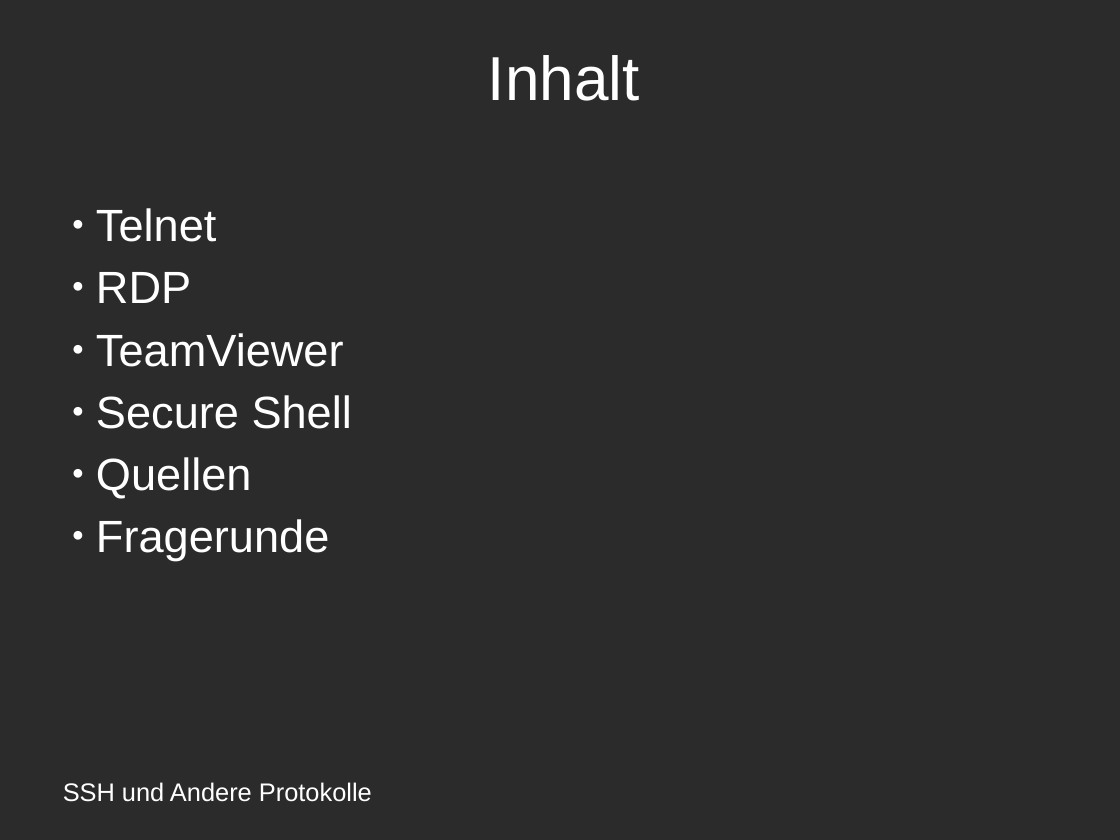
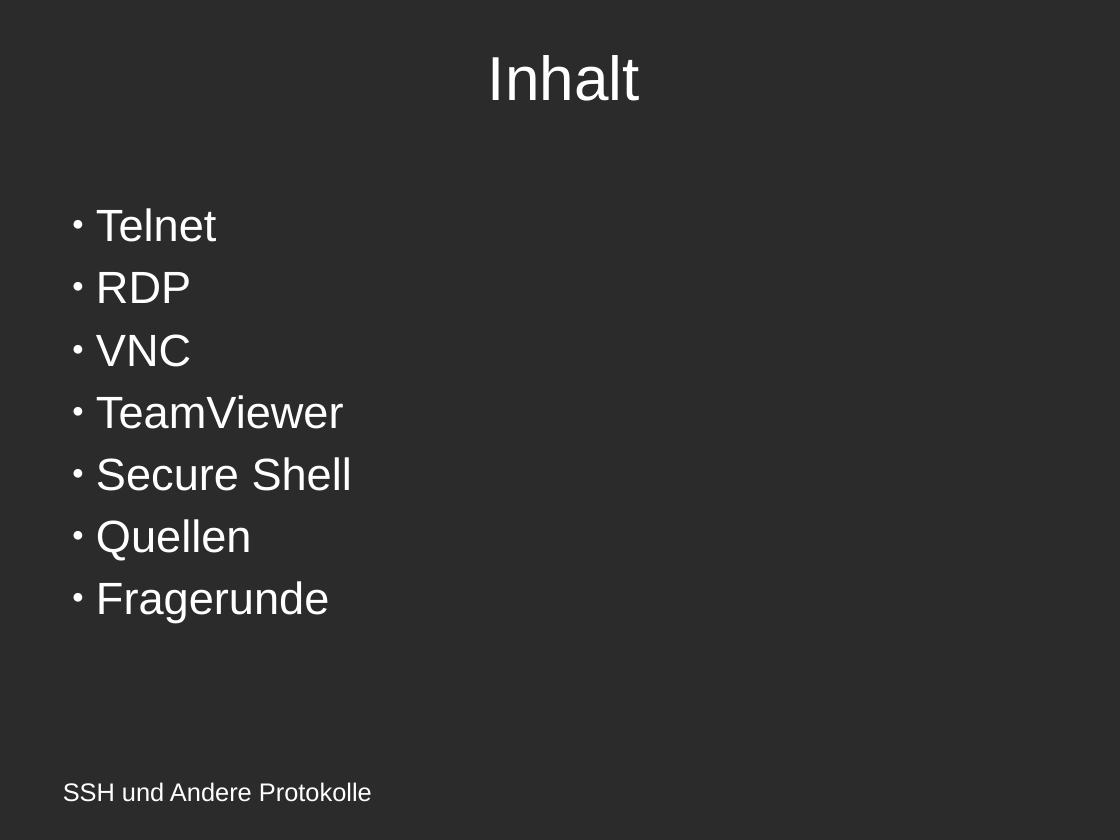
Before and after one commit to amlispolska/SSH-Projekt, a slide deck: slide 3 of ssh-presentation.odp. Drawn at 1120x840 pixels with LibreOffice and Linux fonts; fonts in the diff are those of the drawing; background and template pictures are left out; a plain dark background stands for a picture behind light text. Boxes give left, top, right and bottom in pixels: in the first picture for what was removed or moved away, otherwise in the second. Text is boxed around its words. In the diff, an @@ line names an element or a change of style, - is before the commit and + after.

```diff
--- a/ssh-presentation.odp
+++ b/ssh-presentation.odp
@@ subtitle at (96, 334, 191, 367): paragraph added @@
+● VNC
```
Also in this commit, not shown: 1 other slide changed, 3 slides added, 1 other file.
